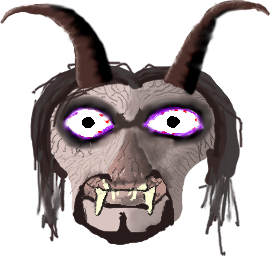
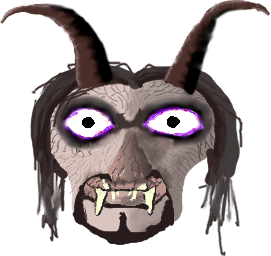
The second (271, 256) image is a revision of the first. Changes to its layers:
painted on "Ebene" over <box>98,109,197,135</box>
